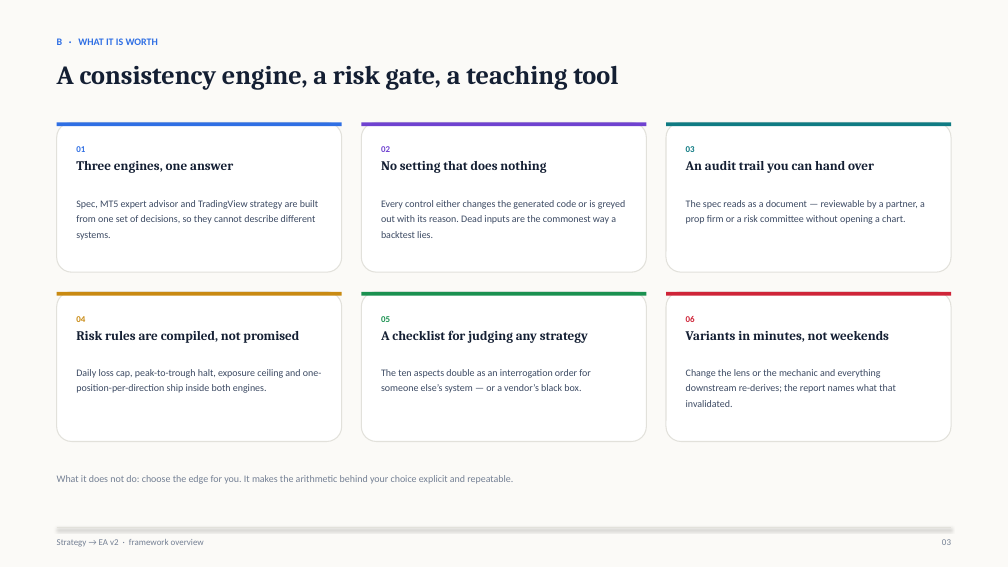
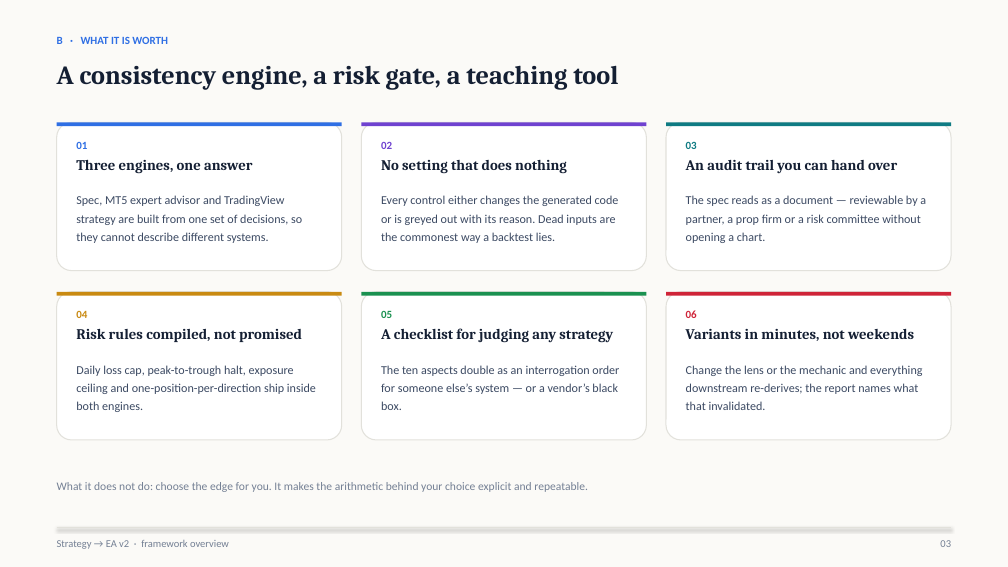
Before and after one commit to mwlai0710ai-ai/Strategy-to-EA-v2, a slide deck: slide 3 of deck/Strategy-to-EA-v2-Framework.pptx. Drawn at 1008x567 pixels with LibreOffice and Linux fonts; fonts in the diff are those of the drawing. Boxes give left, top, right and bottom in pixels: in the first picture for what was removed or moved away, otherwise in the second. Text is boxed around its words. In the diff, an @@ line names an element or a change of style, - is before the commit and + after.

```diff
--- a/deck/Strategy-to-EA-v2-Framework.pptx
+++ b/deck/Strategy-to-EA-v2-Framework.pptx
@@ text "B · WHAT IT IS ..." at bbox=[57, 37, 168, 44]: size 9.5 to 10.5 pt @@
@@ text at bbox=[76, 329, 302, 342]: text changed; size 12.5 to 14 pt @@
-Risk rules are compiled, not promised
+Risk rules compiled, not promised
@@ size 12.5 to 14 pt; line spacing 1.12 to 1.1 in 5 elements at bbox=[76, 159, 252, 174], bbox=[381, 160, 567, 174], bbox=[686, 160, 897, 174], bbox=[381, 328, 613, 343], bbox=[686, 329, 914, 341] @@
@@ size 8.5 to 10.5 pt in 6 elements at bbox=[76, 142, 87, 149], bbox=[381, 142, 392, 149], bbox=[686, 142, 697, 149], bbox=[76, 311, 87, 318], bbox=[381, 311, 392, 318], bbox=[686, 310, 697, 318] @@
@@ size 9.5 to 11.5 pt; line spacing 1.3 to 1.26 in 6 elements at bbox=[76, 195, 302, 243], bbox=[381, 195, 619, 243], bbox=[686, 195, 926, 243], bbox=[76, 365, 316, 412], bbox=[381, 365, 619, 410], bbox=[686, 365, 922, 410] @@
@@ text "What it does not do: ..." at bbox=[57, 482, 588, 492]: size 9.5 to 11 pt @@
@@ text "Strategy → EA v2 · ..." at bbox=[57, 540, 229, 549]: size 8.5 to 10 pt @@
@@ text "03" at bbox=[940, 540, 951, 547]: size 8.5 to 10 pt @@
```
Also in this commit, not shown: 4 other slides changed, 8 other files.
